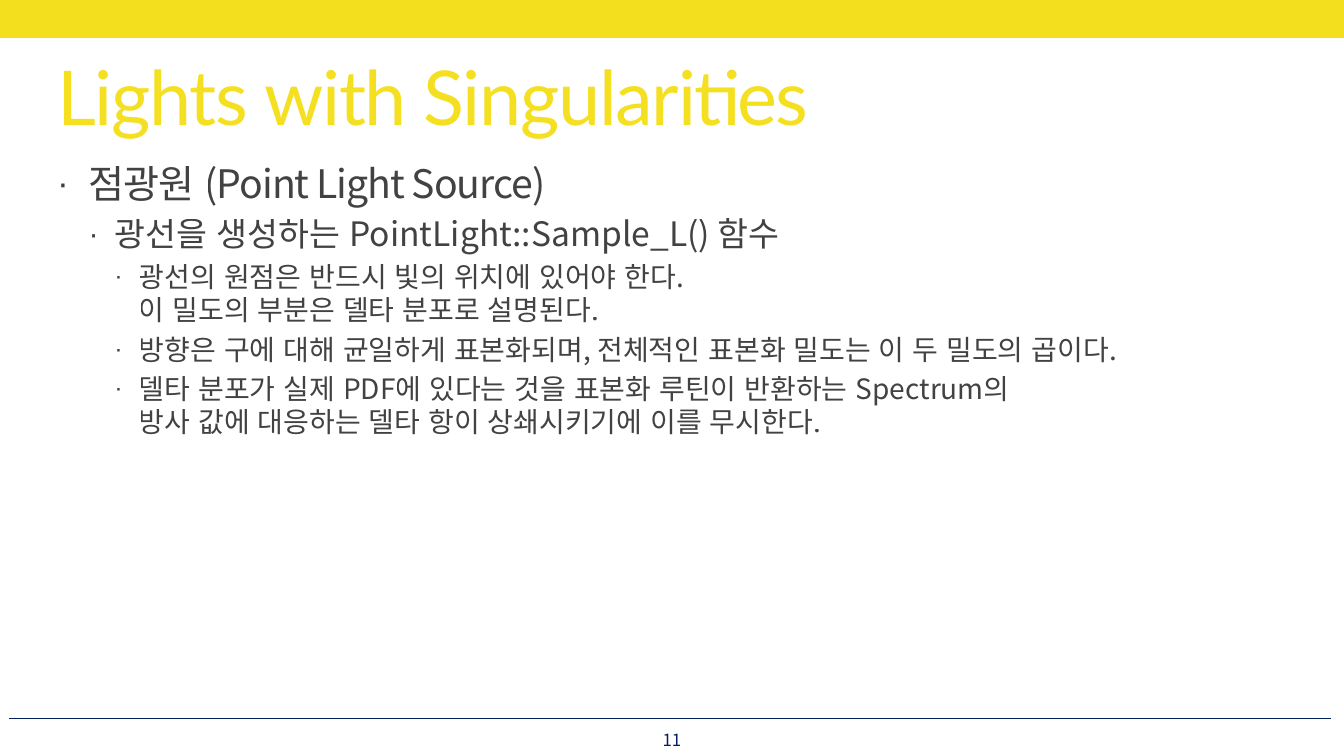
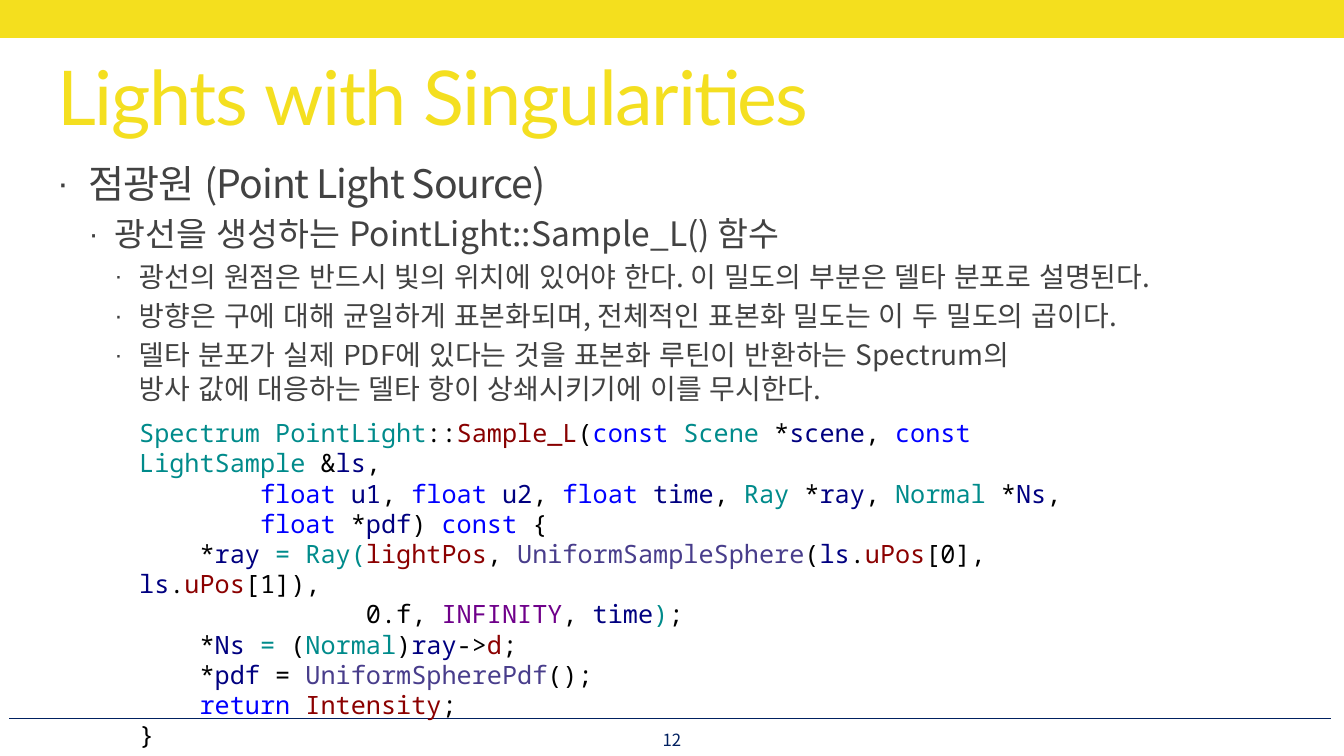
Before and after one commit to utilForever/PBRStudy, a slide deck: slide 12 of Physically Based Rendering - Chapter 14, Part 3.pptx (slide 11 before the commit). Drawn at 1344x756 pixels with LibreOffice and Linux fonts; fonts in the diff are those of the drawing. Boxes give left, top, right and bottom in pixels: in the first picture for what was removed or moved away, otherwise in the second. Text is boxed around its words. In the diff, an @@ line names an element or a change of style, - is before the commit and + after.

```diff
--- a/Physically Based Rendering - Chapter 14, Part 3.pptx
+++ b/Physically Based Rendering - Chapter 14, Part 3.pptx
@@ text "점광원 (Point Light Source)" rewrapped from [89, 166, 1117, 435] to [89, 166, 1150, 402] @@
@@ text added at [139, 423, 1061, 690], 18 pt, text #008B8B @@
+Spectrum PointLight::Sample_L(const Scene *scene, const LightSample &ls,
+float u1, float u2, float time, Ray *ray, Normal *Ns,
+float *pdf) const {
+*ray = Ray(lightPos, UniformSampleSphere(ls.uPos[0], ls.uPos[1]),
+0.f, INFINITY, time);
+*Ns = (Normal)ray->d;
+*pdf = UniformSpherePdf();
+return Intensity;
+}
@@ page number at [663, 733, 682, 746]: text changed @@
-11
+12
```
Also in this commit, not shown: 14 other slides changed, 23 slides added.
